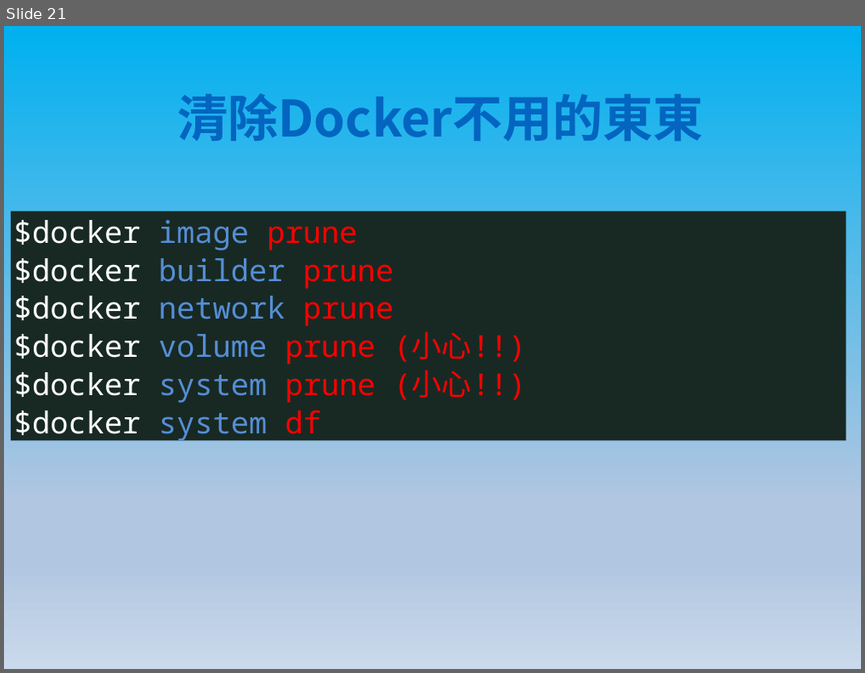
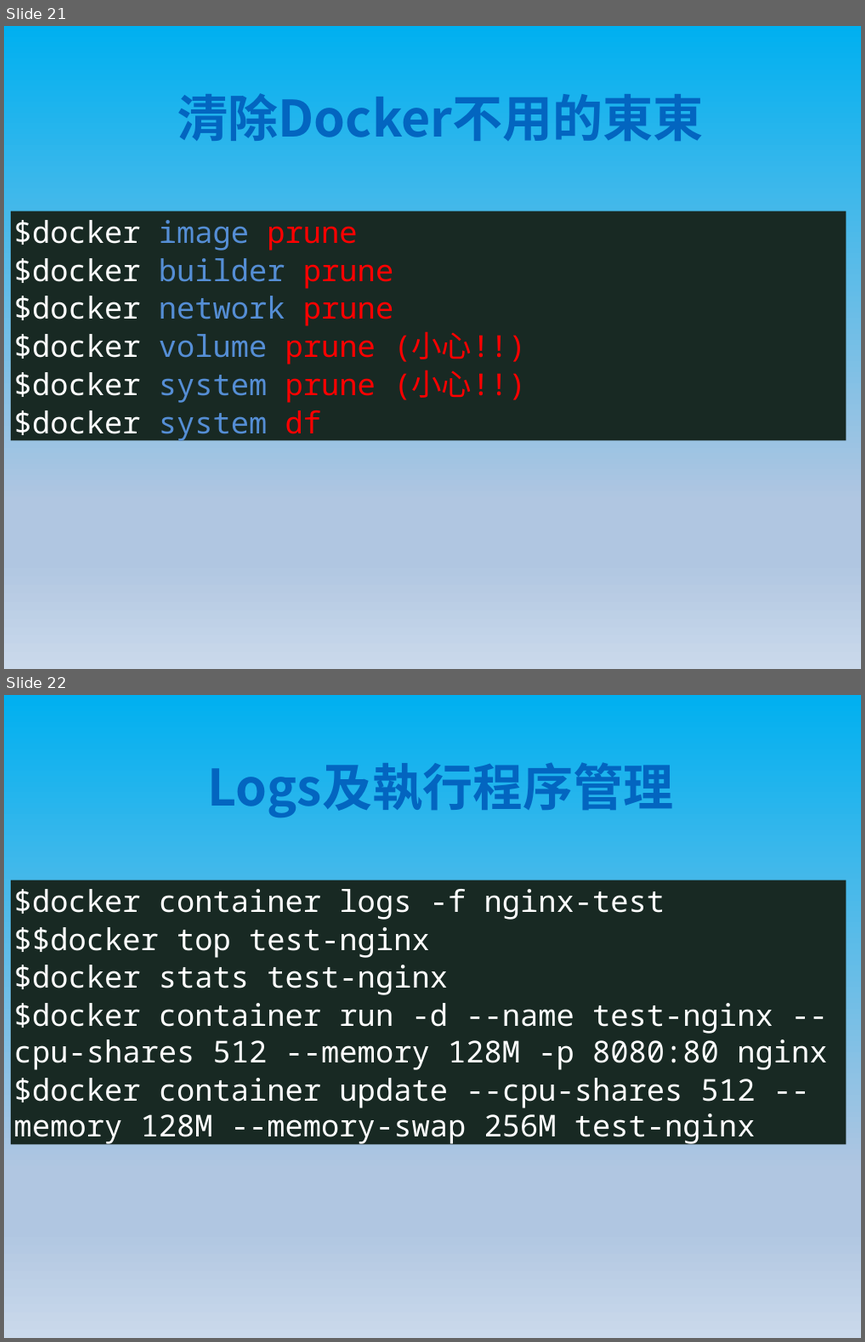
Before and after one commit to shwang1a/DockerDoc, a slide deck: Docker基礎.pptx. Shown one above the other, each under a label of ours: slide 21 before the commit, slides 21 and 22 after it. The pictures are 865x673 and 865x1342 pixels, drawn with LibreOffice and Linux fonts; fonts in the diff are those of the drawing. Boxes give left, top, right and bottom in pixels: in the first picture for what was removed or moved away, otherwise in the second. Text is boxed around its words. In the diff, an @@ line names an element or a change of style, - is before the commit and + after.

Commit message:
update

```diff
--- a/Docker基礎.pptx
+++ b/Docker基礎.pptx
@@ slide 22 added at box(4, 695, 861, 1338), background gradient #00B0F0 to #B0C6E1 to #CAD9EB @@
@@ text added at box(207, 762, 673, 817), 60 pt, text #0365C0, bold @@
+Logs及執行程序管理
@@ rectangle added at box(11, 880, 846, 1145), fill #182923, 36 pt, text #FFFFFF @@
+$docker container logs -f nginx-test
+$$docker top test-nginx
+$docker stats test-nginx
+$docker container run -d --name test-nginx --cpu-shares 512 --memory 128M -p 8080:80 nginx
+$docker container update --cpu-shares 512 --memory 128M --memory-swap 256M test-nginx
```
Also in this commit, not shown: 2 other slides added.
